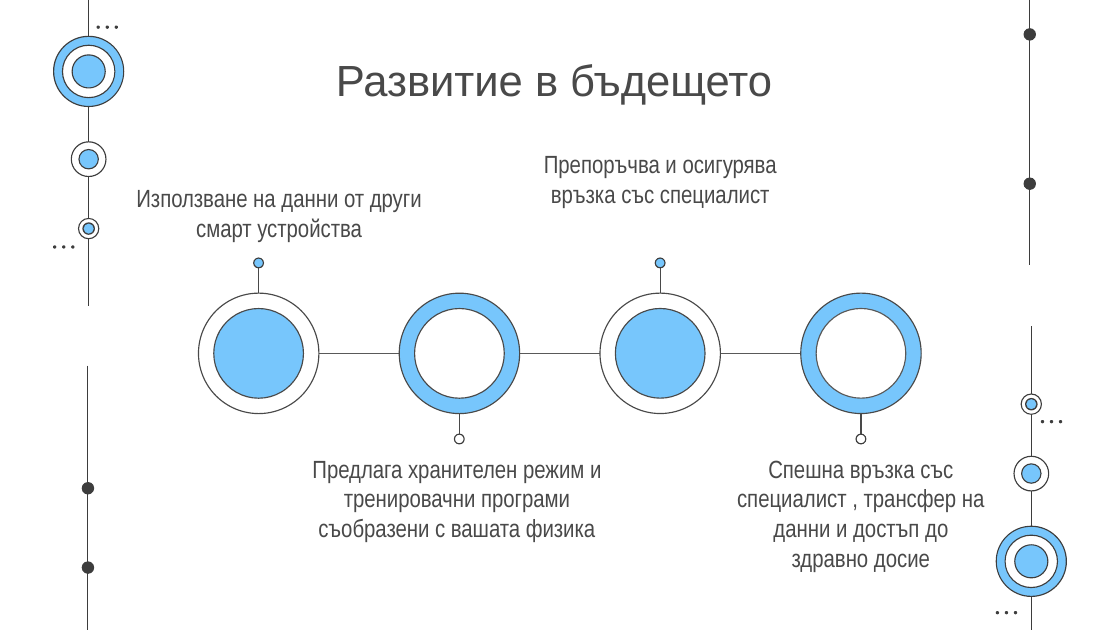
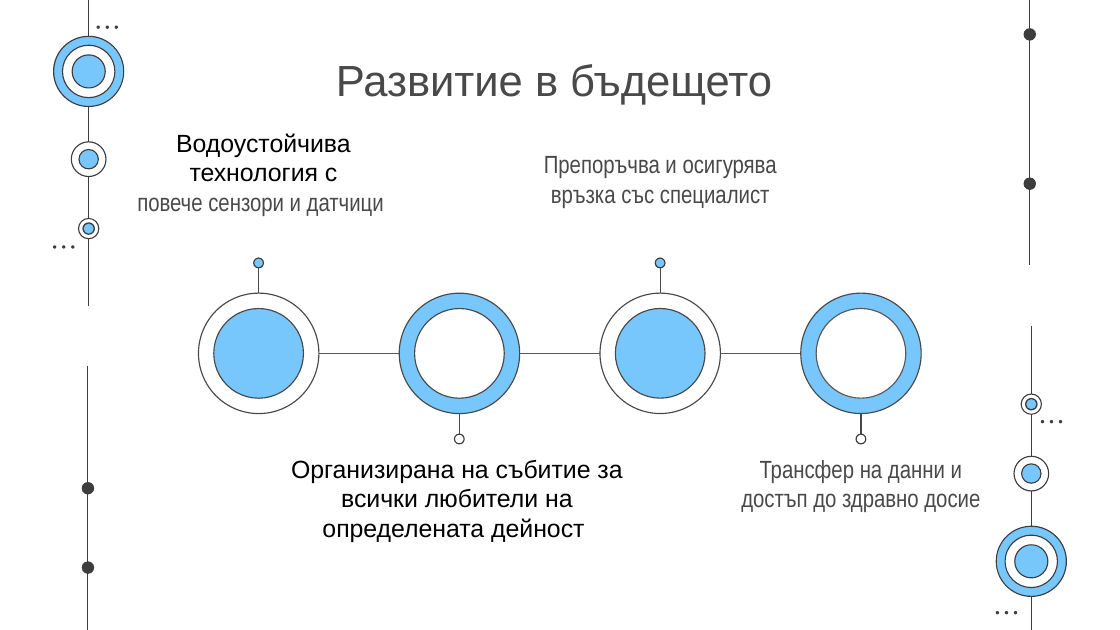
Before and after one commit to Dido-G/Chama, a slide deck: slide 10 of Chama_Presentation.pptx. Drawn at 1120x630 pixels with LibreOffice and Linux fonts; fonts in the diff are those of the drawing. Boxes give left, top, right and bottom in pixels: in the first picture for what was removed or moved away, otherwise in the second. Text is boxed around its words. In the diff, an @@ line names an element or a change of style, - is before the commit and + after.

Commit message:
better presentation

```diff
--- a/Chama_Presentation.pptx
+++ b/Chama_Presentation.pptx
@@ text at [137,133,384,216]: text changed; font Arial Narrow to Arial; text colour #494949 to #000000 @@
-Използване на данни от други смарт устройства
+Водоустойчива технология с
+повече сензори и датчици
@@ text at [291,460,622,542]: text changed; font Arial Narrow to Arial; text colour #494949 to #000000 @@
-Предлага хранителен режим и тренировачни програми съобразени с вашата физика
+Организирана на събитие за всички любители на определената дейност
@@ text at [741,460,980,512]: text changed @@
-Спешна връзка със специалист , трансфер на данни и достъп до здравно досие
+Трансфер на данни и достъп до здравно досие
```
Also in this commit, not shown: 4 other slides changed.
